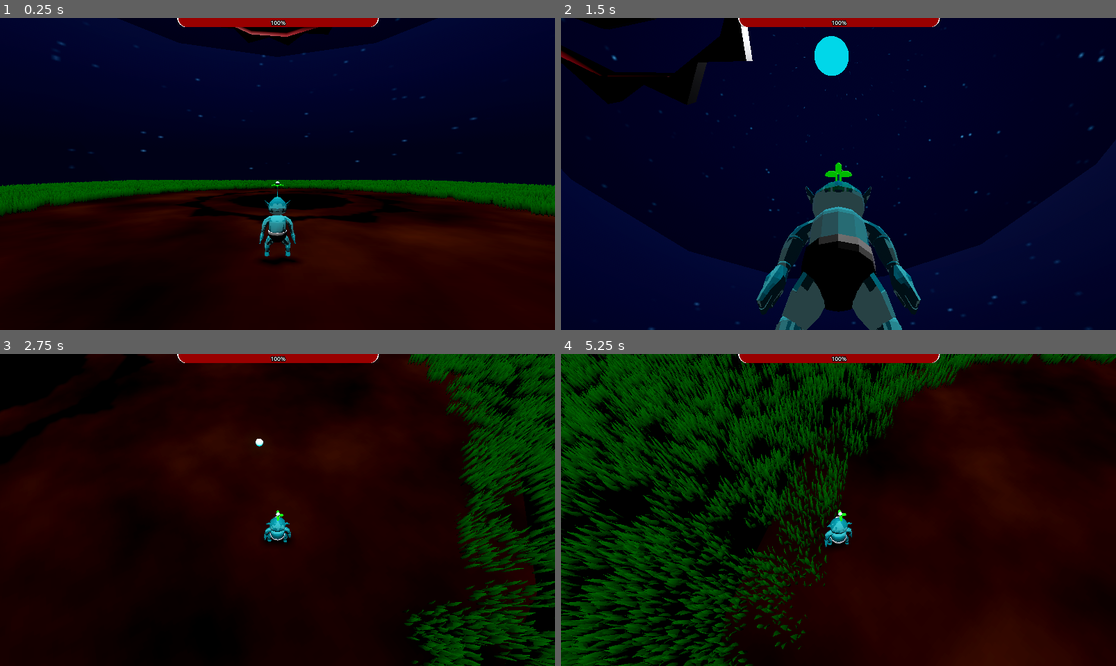
Above: before the commit, frames 1-4 (two rows, left to right).
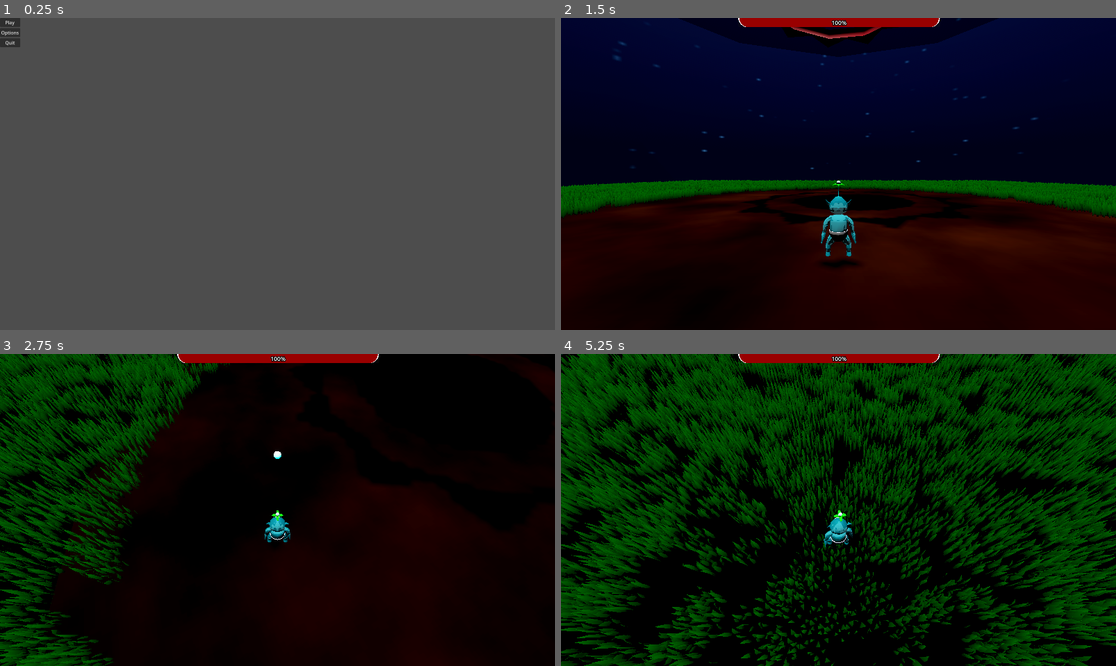
Above: after the commit, the same moments.

Repository: Mushroom-Queen/AlienBaby
Game: Godot game, scene res://menu.tscn
The game is run twice, just before and just after one commit, with the same random seed, the same clock (stepped at 60 frames per second) and the same inputs. Before the commit the project starts from res://level.tscn.
Inputs (mouse positions are in pixels of both pictures, inside the frame that each line leads up to):
- Up to frame 1 (0.25 s): no input
- Up to frame 2 (1.5 s): click (572, 33) at 0.5 s, where only the run after the commit has a clickable "Options"; click (572, 21) at 1.25 s, where only the run after the commit has a clickable "Play"
- Up to frame 3 (2.75 s): move the mouse to (305, 510) at 2.02 s; hold W (forward) from 2.03 s (still down); click (305, 510) at 2.1 s
- Up to frame 4 (5.25 s): keep holding W (forward); move the mouse to (810, 510) at 2.77 s; tap Space (roll) at 2.85 s; move the mouse to (849, 503) at 3.52 s; hold Middle mouse button (spin) 3.53-4.28 s; move the mouse to (832, 516) at 4.27 s; tap Mouse wheel down (zoom_in) at 4.35 s; move the mouse to (877, 513) at 5.02 s; hold Mouse wheel up (zoom_out) from 5.03 s (still down)

The runs differ from the first frame. In frame 1, 100% of the frame differs, in the area x 0-100%, y 0-100%; in frame 2, 52%; in frame 3, 44%; in frame 4, 72%.

Commit message:
menu stuff

Diff:
--- /dev/null
+++ b/menu.gd
@@ -0,0 +1,12 @@
+extends Control
+
+func _on_play_pressed() -> void:
+	get_tree().change_scene_to_file("res://level.tscn")
+
+
+func _on_options_pressed() -> void:
+	pass # Replace with function body.
+
+
+func _on_quit_pressed() -> void:
+	get_tree().quit()
--- /dev/null
+++ b/menu.tscn
@@ -0,0 +1,32 @@
+[gd_scene load_steps=2 format=3 uid="uid://bptyhrnmqe0nc"]
+
+[ext_resource type="Script" path="res://menu.gd" id="1_1din4"]
+
+[node name="menu" type="Control"]
+layout_mode = 3
+anchors_preset = 0
+script = ExtResource("1_1din4")
+
+[node name="MarginContainer" type="MarginContainer" parent="."]
+layout_mode = 0
+offset_right = 40.0
+offset_bottom = 40.0
+
+[node name="VBoxContainer" type="VBoxContainer" parent="MarginContainer"]
+layout_mode = 2
+
+[node name="Play" type="Button" parent="MarginContainer/VBoxContainer"]
+layout_mode = 2
+text = "Play"
+
+[node name="Options" type="Button" parent="MarginContainer/VBoxContainer"]
+layout_mode = 2
+text = "Options"
+
+[node name="Quit" type="Button" parent="MarginContainer/VBoxContainer"]
+layout_mode = 2
+text = "Quit"
+
+[connection signal="pressed" from="MarginContainer/VBoxContainer/Play" to="." method="_on_play_pressed"]
+[connection signal="pressed" from="MarginContainer/VBoxContainer/Options" to="." method="_on_options_pressed"]
+[connection signal="pressed" from="MarginContainer/VBoxContainer/Quit" to="." method="_on_quit_pressed"]
--- a/project.godot
+++ b/project.godot
@@ -11,7 +11,7 @@
 [application]
 
 config/name="3DPlatformer"
-run/main_scene="res://level.tscn"
+run/main_scene="res://menu.tscn"
 config/features=PackedStringArray("4.3", "Forward Plus")
 config/icon="res://icon.svg"
 
